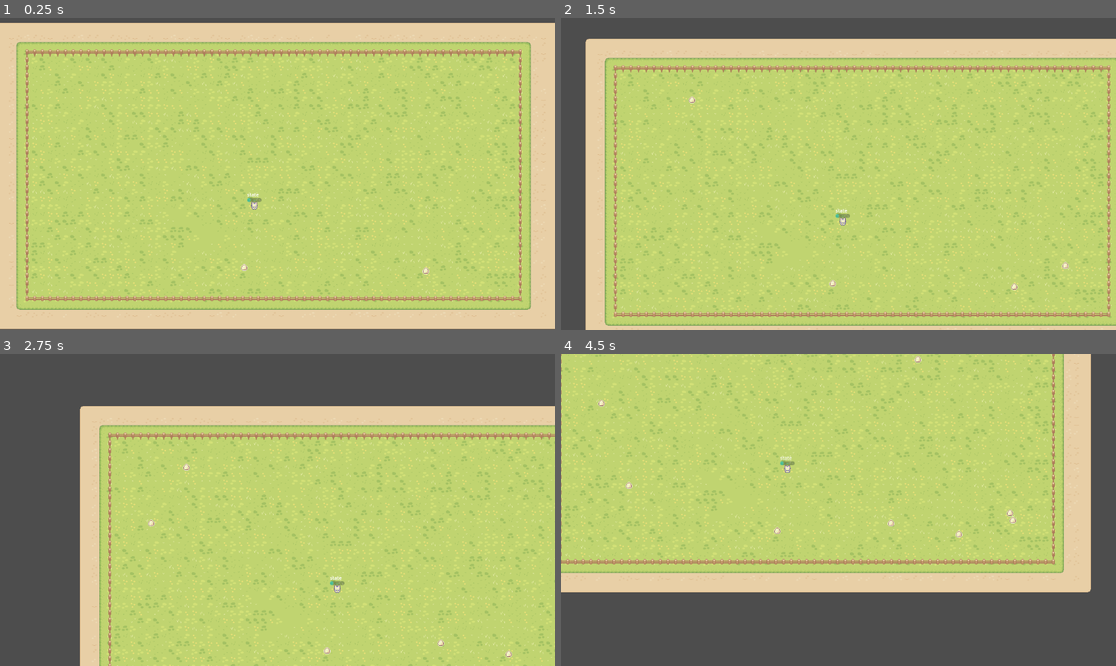
Above: before the commit, frames 1-4 (two rows, left to right).
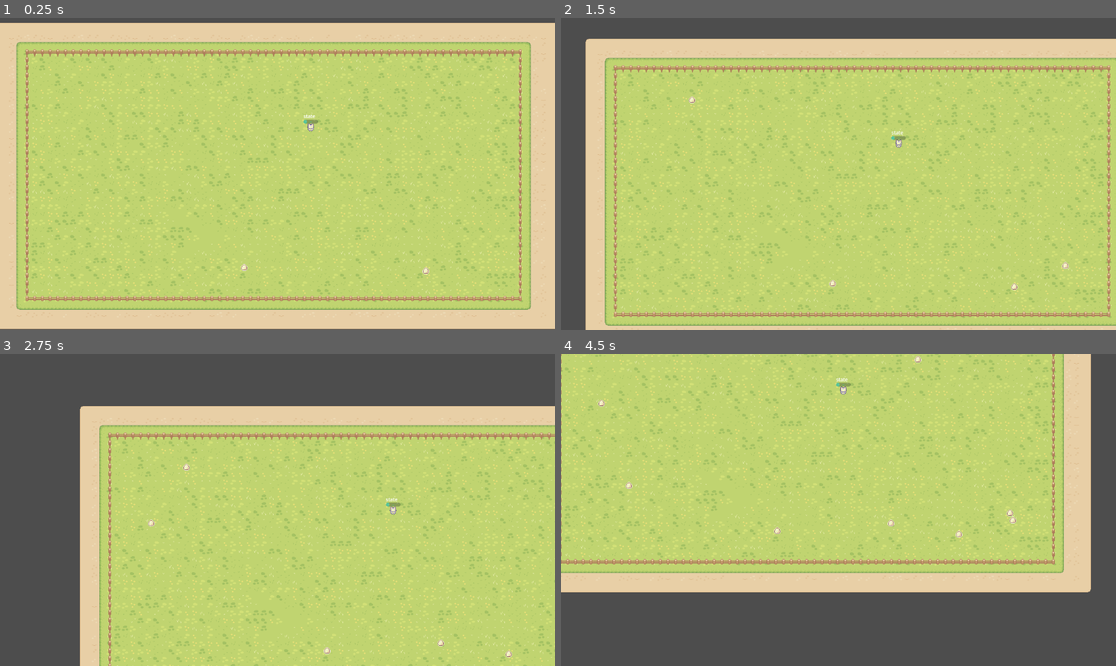
Above: after the commit, the same moments.

Repository: bloodmage18/neural-network-gd-2
Game: Godot game, scene res://Main/simulation_world.tscn
Two runs of this game, one before a commit and one after it. Both use one fixed random seed, a clock stepped at 60 frames per second and the inputs below. The project has no main scene, so this scene is started directly.
Inputs (mouse positions are in pixels of both pictures, inside the frame that each line leads up to):
- Up to frame 1 (0.25 s): no input
- Up to frame 2 (1.5 s): tap Enter at 0.5 s; move the mouse to (960, 158) at 0.52 s; click (960, 158) at 0.67 s; tap Space at 1.25 s; drag from (727, 189) to (810, 236) at 1.27 s
- Up to frame 3 (2.75 s): tap Enter at 2 s; move the mouse to (333, 441) at 2.02 s; click (333, 441) at 2.17 s
- Up to frame 4 (4.5 s): tap Space at 2.75 s; drag from (810, 572) to (672, 463) at 2.77 s; tap Enter at 3.5 s; move the mouse to (1005, 556) at 3.52 s; click (1005, 556) at 3.67 s; drag from (672, 463) to (755, 432) at 4.27 s

The runs differ from the first frame. In frame 1, 0.1% of the frame differs, in the area x 44-58%, y 30-62%; in frame 2, 0.1%; in frame 3, 0.1%; in frame 4, 0.2%, in the area x 39-53%, y 7-39%.
Error after the commit: Invalid call. Nonexistent function 'mutate_network' in base 'RefCounted (NN)'. (res://Scripts/AI/creature.gd:107)

Commit message:
instanced nn and creature integration

Diff:
--- a/Main/simulation_world.tscn
+++ b/Main/simulation_world.tscn
@@ -1,7 +1,8 @@
-[gd_scene load_steps=6 format=3 uid="uid://h8820b6opkga"]
+[gd_scene load_steps=7 format=3 uid="uid://h8820b6opkga"]
 
 [ext_resource type="TileSet" uid="uid://jtolne00dcgy" path="res://Resource/sprout_grass.tres" id="1_w0dqc"]
 [ext_resource type="PackedScene" uid="uid://do4asf27vc5bp" path="res://Scenes/creature.tscn" id="3_quo0x"]
+[ext_resource type="Script" path="res://Scripts/FoodSpawner.gd" id="3_y8upn"]
 [ext_resource type="PackedScene" uid="uid://bkewqyfqpcxfp" path="res://Scenes/food_spawner.tscn" id="5_1icib"]
 [ext_resource type="Script" path="res://Scripts/SimulationCamera.gd" id="5_imnic"]
 
@@ -36,10 +37,11 @@
 [node name="Creatures" type="Node" parent="."]
 
 [node name="CreatureSpawner" type="Marker2D" parent="Creatures"]
-position = Vector2(381, 347)
-
-[node name="creature" parent="Creatures" instance=ExtResource("3_quo0x")]
-position = Vector2(528, 390)
+position = Vector2(573, 377)
+script = ExtResource("3_y8upn")
+food_scene = ExtResource("3_quo0x")
+max_food_count = 5
+enabled = true
 
 [node name="Food" type="Node" parent="."]
 
--- a/Scenes/creature.tscn
+++ b/Scenes/creature.tscn
@@ -1,6 +1,7 @@
-[gd_scene load_steps=21 format=3 uid="uid://do4asf27vc5bp"]
+[gd_scene load_steps=22 format=3 uid="uid://do4asf27vc5bp"]
 
 [ext_resource type="Texture2D" uid="uid://ywusweim81ok" path="res://assets/Sprout Lands - Sprites - Basic pack/Characters/Basic Charakter Spritesheet.png" id="1_4bqud"]
+[ext_resource type="Script" path="res://Scripts/AI/creature.gd" id="1_hq3oa"]
 
 [sub_resource type="CapsuleShape2D" id="CapsuleShape2D_m6y76"]
 radius = 5.0
@@ -167,6 +168,7 @@
 texture_filter = 1
 collision_layer = 4
 collision_mask = 21
+script = ExtResource("1_hq3oa")
 
 [node name="CollisionShape2D" type="CollisionShape2D" parent="."]
 shape = SubResource("CapsuleShape2D_m6y76")
--- /dev/null
+++ b/Scripts/AI/creature.gd
@@ -0,0 +1,114 @@
+extends CharacterBody2D
+
+@export var neural_network_script: SimpleNeuralNetwork #Script
+@export var movement_script: creature_movement #Script
+@export var agent_prefab: PackedScene
+@export var view_distance: float = 20.0
+@export var size: float = 1.0
+@export var energy: float = 20.0
+@export var energy_gained: float = 10.0
+@export var reproduction_energy: float = 0.0
+@export var reproduction_energy_gained: float = 1.0
+@export var reproduction_energy_threshold: float = 10.0
+@export var mutation_amount: float = 0.8
+@export var mutation_chance: float = 0.2
+@export var num_raycasts: int = 5
+@export var angle_between_raycasts: float = 30.0
+
+var nn: Object
+var movement: Object
+var distances: Array
+var is_mutated: bool = false
+var elapsed: float = 0.0
+var life_span: float = 0.0
+var is_dead: bool = false
+
+func _ready():
+	neural_network_script = SimpleNeuralNetwork.new()
+	movement_script = creature_movement.new()
+	nn = neural_network_script.NN.new([6, 8, 8, 2]) # Example network shape (adjust as needed)
+	movement = movement_script#.new()
+	add_child(movement) #add movement script as child
+	distances.resize(num_raycasts)
+	scale = Vector2(size, size)
+
+func _physics_process(delta):
+	if not is_mutated:
+		mutate_creature()
+		is_mutated = true
+		energy = 20
+
+	manage_energy(delta)
+	if is_dead:
+		return
+	# Raycast-based food detection
+	for i in range(num_raycasts):
+		var angle = ((2.0 * i + 1.0 - num_raycasts) * angle_between_raycasts / 2.0)
+		var ray_direction = Vector2.RIGHT.rotated(deg_to_rad(angle))
+		var ray_start = global_position #+ Vector2.UP * 0.1 #2D so no need to offset
+		var space_state = get_world_2d().get_direct_space_state()
+		var query = PhysicsRayQueryParameters2D.new()
+		query.from = ray_start
+		query.to = ray_start + ray_direction * view_distance
+		query.collide_with_areas = true
+		query.collide_with_bodies = true
+		var result = space_state.intersect_ray(query)
+
+		if result:
+			if result.collider.is_in_group("food"):
+				distances[i] = result.distance / view_distance
+				# Debug draw ray (optional)
+				draw_line(ray_start, ray_start + ray_direction * result.distance, Color.RED, 2)
+			else:
+				distances[i] = 1.0
+				draw_line(ray_start, ray_start + ray_direction * view_distance, Color.BLUE, 2)
+		else:
+			distances[i] = 1.0
+			draw_line(ray_start, ray_start + ray_direction * view_distance, Color.GREEN, 2)
+
+	var inputs_to_nn = distances
+	var outputs_from_nn = nn.brain(inputs_to_nn)
+
+	var fb = outputs_from_nn[0]
+	var lr = outputs_from_nn[1]
+
+	movement.move(fb, lr)
+
+func _on_area_entered(area):
+	if area.is_in_group("food"):
+		energy += energy_gained
+		reproduction_energy += reproduction_energy_gained
+		area.queue_free() # Destroy the food
+
+func manage_energy(delta):
+	elapsed += delta
+	life_span += delta
+	if elapsed >= 1.0:
+		elapsed -= 1.0
+		energy -= 1.0
+
+		if reproduction_energy >= reproduction_energy_threshold:
+			reproduction_energy = 0.0
+			reproduce()
+
+	if energy <= 0.0 or global_position.y < -1000: #consider changing this to a death area
+		is_dead = true
+		queue_free()
+		#queue_free()
+
+func mutate_creature():
+	if mutation_amount > 0:
+		mutation_amount += randf_range(-1.0, 1.0) / 100.0
+		mutation_chance += randf_range(-1.0, 1.0) / 100.0
+
+	mutation_amount = max(mutation_amount, 0.0)
+	mutation_chance = max(mutation_chance, 0.0)
+
+	nn.mutate_network(mutation_amount, mutation_chance) # You'll need to add this to your NN script
+
+func reproduce():
+	for _i in range(1): # Number of children
+		var child = agent_prefab.instantiate()
+		get_parent().add_child(child)
+		child.global_position = global_position + Vector2(randf_range(-10.0, 11.0), randf_range(-10.0, 11.0))
+		child.get_node("NN").layers = nn.copy_layers() # You'll need to add copy_layers to your NN scripts
--- /dev/null
+++ b/Scripts/AI/movement.gd
@@ -0,0 +1,17 @@
+class_name creature_movement extends Node2D
+
+@export var speed: float = 100.0
+@export var rotate_speed: float = 100.0
+
+func move(fb: float, lr: float):
+	# Clamp the values of lr and fb
+	lr = clampf(lr, -1.0, 1.0)
+	fb = clampf(fb, 0.0, 1.0)
+
+	# Rotate
+	rotate(deg_to_rad(lr * rotate_speed))
+
+	# Move forward
+	var velocity = transform.x * speed * fb # transform.x is the forward vector in 2D
+	get_parent().velocity = velocity
+	get_parent().move_and_slide()
--- /dev/null
+++ b/Scripts/NN/SimpleNeuralnetwork.gd
@@ -0,0 +1,68 @@
+class_name SimpleNeuralNetwork extends Node # Or a more appropriate node type like Node2D
+
+class Layer:
+	var weights_array: Array
+	var biases_array: Array
+	var node_array: Array
+
+	var n_nodes: int
+	var n_inputs: int
+
+	func _init(n_inputs: int, n_nodes: int):
+		self.n_nodes = n_nodes
+		self.n_inputs = n_inputs
+
+		weights_array.resize(n_nodes)
+		for i in range(n_nodes):
+			weights_array[i] = []
+			for j in range(n_inputs):
+				weights_array[i].append(randf_range(-1.0, 1.0)) # Initialize weights
+
+		biases_array.resize(n_nodes)
+		for i in range(n_nodes):
+			biases_array[i] = randf_range(-1.0, 1.0) # Initialize biases
+
+		node_array.resize(n_nodes)
+
+	func forward(inputs_array: Array):
+		node_array.fill(0.0) # Reset node values
+
+		for i in range(n_nodes):
+			for j in range(n_inputs):
+				node_array[i] += weights_array[i][j] * inputs_array[j]
+			node_array[i] += biases_array[i]
+
+	func activation():
+		for i in range(n_nodes):
+			node_array[i] = max(0.0, node_array[i]) # ReLU activation
+
+class NN:
+	var layers: Array
+	var network_shape: Array
+
+	func _init(shape: Array):
+		network_shape = shape
+		layers = []
+		for i in range(network_shape.size() - 1):
+			layers.append(Layer.new(network_shape[i], network_shape[i + 1]))
+
+	func brain(inputs: Array) -> Array:
+		for i in range(layers.size()):
+			if i == 0:
+				layers[i].forward(inputs)
+				layers[i].activation()
+			elif i == layers.size() - 1:
+				layers[i].forward(layers[i - 1].node_array)
+			else:
+				layers[i].forward(layers[i - 1].node_array)
+				layers[i].activation()
+
+		return layers[layers.size() - 1].node_array
+
+
+# Example Usage (in a Node's script):
+func _ready():
+	var nn = NN.new([2, 4, 4, 2]) # Example network shape
+	var inputs = [0.5, 0.8]
+	var output = nn.brain(inputs)
+	print(output)
